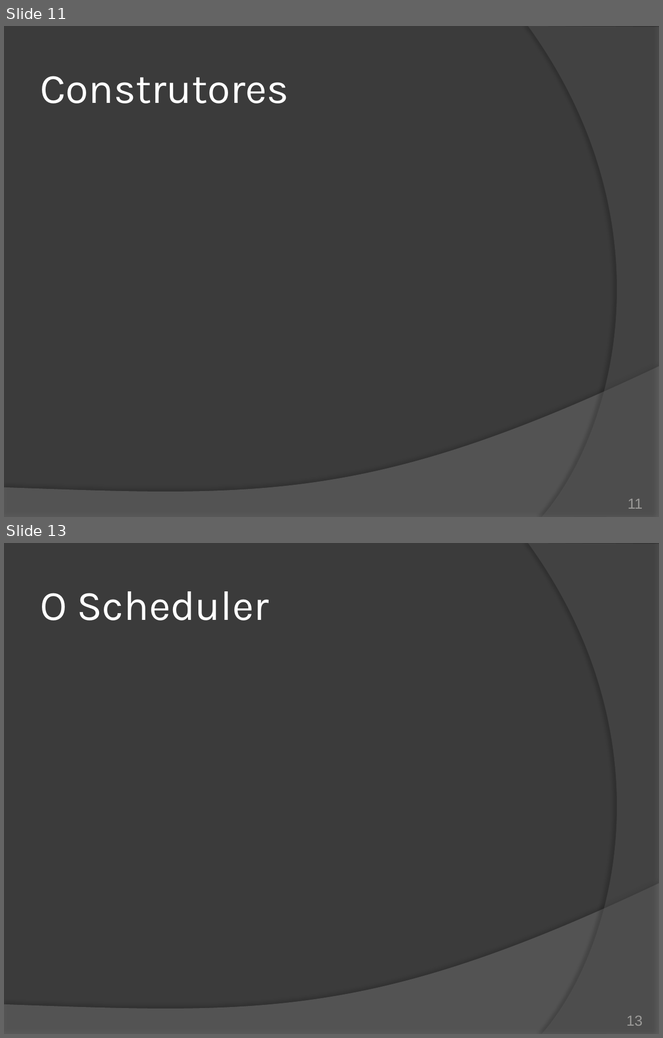
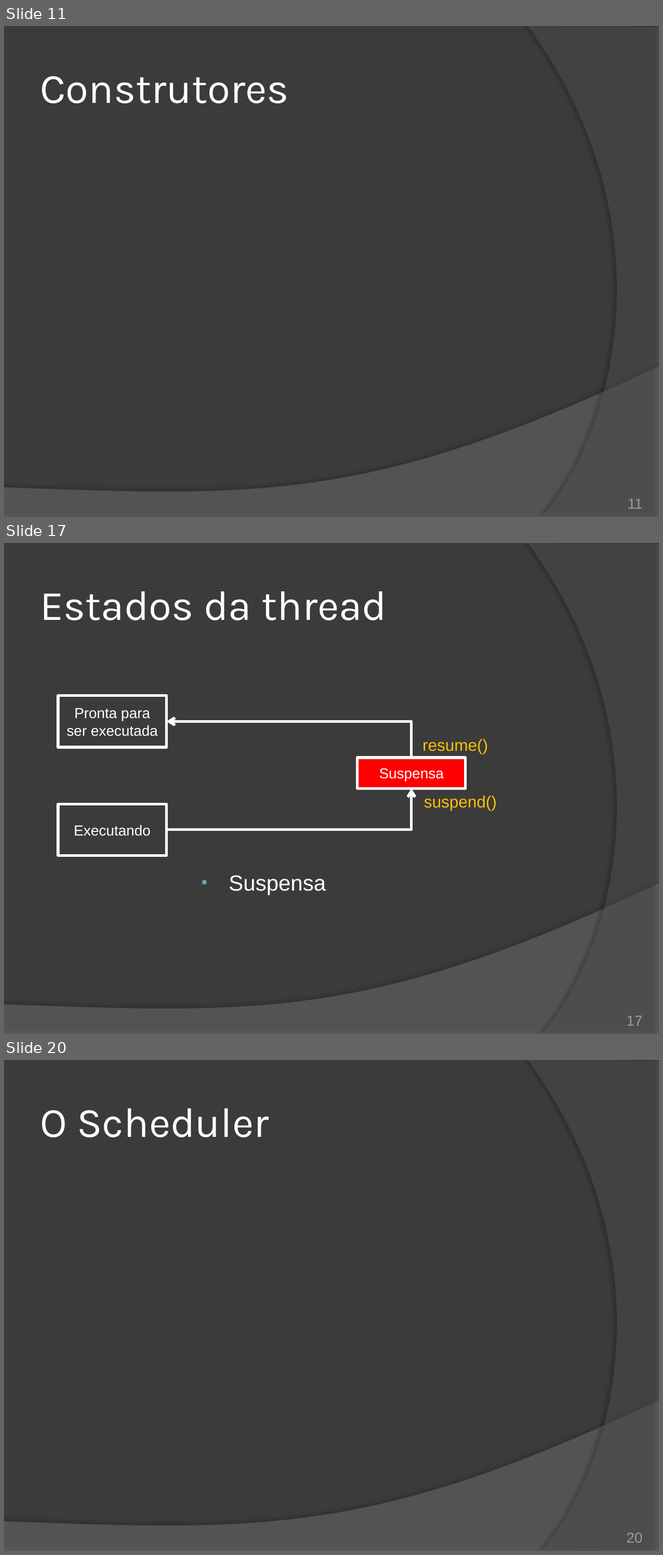
Before and after one commit to duchesqui/slzvieira-training, a slide deck: 2-Java-Programmer-Modulo-II/14.Capitulo08.pptx. Shown one above the other, each under a label of ours: slides 11 and 13 before the commit, slides 11, 17 and 20 after it; the slides between them are not shown. The pictures are 663x1038 and 663x1555 pixels, drawn with LibreOffice and Linux fonts; fonts in the diff are those of the drawing. Boxes give left, top, right and bottom in pixels: in the first picture for what was removed or moved away, otherwise in the second. Text is boxed around its words. In the diff, an @@ line names an element or a change of style, - is before the commit and + after.

Commit message:
Capítulo 8: Estados da thread.

```diff
--- a/2-Java-Programmer-Modulo-II/14.Capitulo08.pptx
+++ b/2-Java-Programmer-Modulo-II/14.Capitulo08.pptx
@@ slide 17 added at [4, 543, 659, 1034], background #3B3B3B; not listed: 2 template elements that a slide beside it also shows @@
@@ title added at [40, 591, 387, 620], 46 pt, text #FFFFFF @@
+Estados da thread
@@ rectangle added at [59, 696, 166, 747], outline #FFFFFF 3 pt, 16 pt, text #FFFFFF @@
+Pronta para
+ser executada
@@ elbow arrow added from (412, 758) to (166, 722), #FFFFFF 3 pt @@
@@ text added at [423, 739, 488, 754], 18 pt, text #FFC000 @@
+resume()
@@ rectangle added at [357, 758, 465, 788], fill #FF0000, outline #FFFFFF 3 pt, 16 pt, text #FFFFFF @@
+Suspensa
@@ elbow arrow added from (166, 830) to (412, 788), #FFFFFF 3 pt @@
@@ rectangle added at [59, 805, 166, 856], outline #FFFFFF 3 pt, 16 pt, text #FFFFFF @@
+Executando
@@ text added at [424, 796, 497, 811], 18 pt, text #FFC000 @@
+suspend()
@@ text added at [229, 875, 326, 896], 24 pt, text #FFFFFF @@
+• Suspensa
@@ page number added at [626, 1016, 643, 1026], 16 pt, text #9D9B9A @@
+17
@@ what was slide 13 is now slide 20 @@
@@ page number at [626, 1533, 643, 1543]: text changed @@
-13
+20
```
Also in this commit, not shown: 1 slide changed, 6 other slides added.
